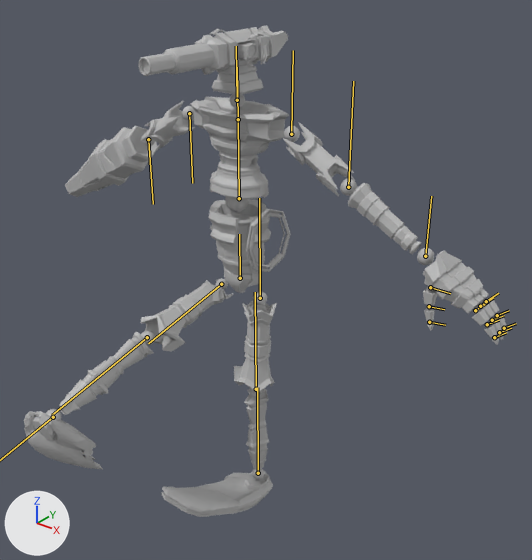
What one commit did to the FBX model Assets/Character/Model/Enemy/Enemy_Animation_Idle.fbx.
Before and after are seen from a camera (50 mm lens) standing at (0.168, -0.194, 0.228) and looking at (0.02, -0.009, 0.113). Lighting does not change. The marker at lower left points along +X, +Y and +Z. Both versions are drawn at frame 76 of the action 'Take 001'; the numbers are the values there. The bones that bend it are drawn over the model as lines.

The first picture shows 'Bodys', 'LeftGear', 'RightGear', 'Weapon'.
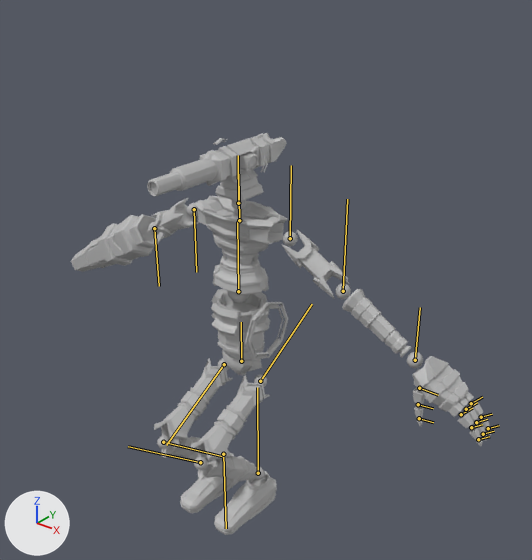
Where the change shows, as pixel boxes (x1, y1, x2, y2) in the pictures (532 x 560 px):
'Bodys', posed (13% narrower, 18% shorter)
    before: (24, 25, 508, 517)
    after: (71, 133, 492, 535)
'Weapon', posed (8% shorter)
    before: (246, 209, 291, 272)
    after: (245, 302, 288, 360)
'LeftGear', posed (11% shorter)
    before: (244, 33, 268, 69)
    after: (245, 146, 268, 178)
'RightGear', posed
    before: (210, 29, 226, 36)
    after: (213, 138, 228, 145)
bone 'Root', root to tip
    before: (240, 278) to (239, 234)
    after: (241, 361) to (241, 322)
bone 'R_UpLeg', root to tip
    before: (221, 284) to (148, 343)
    after: (224, 364) to (166, 445)
bone 'R_Knee', root to tip
    before: (147, 337) to (52, 415)
    after: (163, 442) to (222, 456)
bone 'L_UpLeg', root to tip
    before: (260, 298) to (259, 198)
    after: (260, 381) to (312, 304)
bone 'L_Knee', root to tip
    before: (256, 389) to (255, 292)
    after: (200, 462) to (128, 446)

What the commit changed:
Bone 'Root' (bone_root) moves from (0.0, 0.0, 0.0) to (0.0, -3.76, 0.0).
Bone 'R_UpLeg' (bone_r_upleg) turns from (-76, -1, 4) to (-58, -1, 1) degrees about its own x, y and z.
Bone 'R_Knee' (bone_r_knee) turns from (0, 0, 0) to (108, 0, 2) degrees about its own x, y and z.
Bone 'R_Ankle' (bone_r_ankle) turns from (0, 0, 0) to (-50, -2, 0) degrees about its own x, y and z.
Bone 'L_UpLeg' (bone_l_upleg) turns from (0, 0, 0) to (-58, 0, -1) degrees about its own x, y and z.
Bone 'L_Knee' (bone_l_knee) turns from (0, 0, 0) to (108, 0, -1) degrees about its own x, y and z.
Bone 'L_Ankle' (bone_l_ankle) turns from (0, 0, 0) to (-50, 1, 0) degrees about its own x, y and z.
